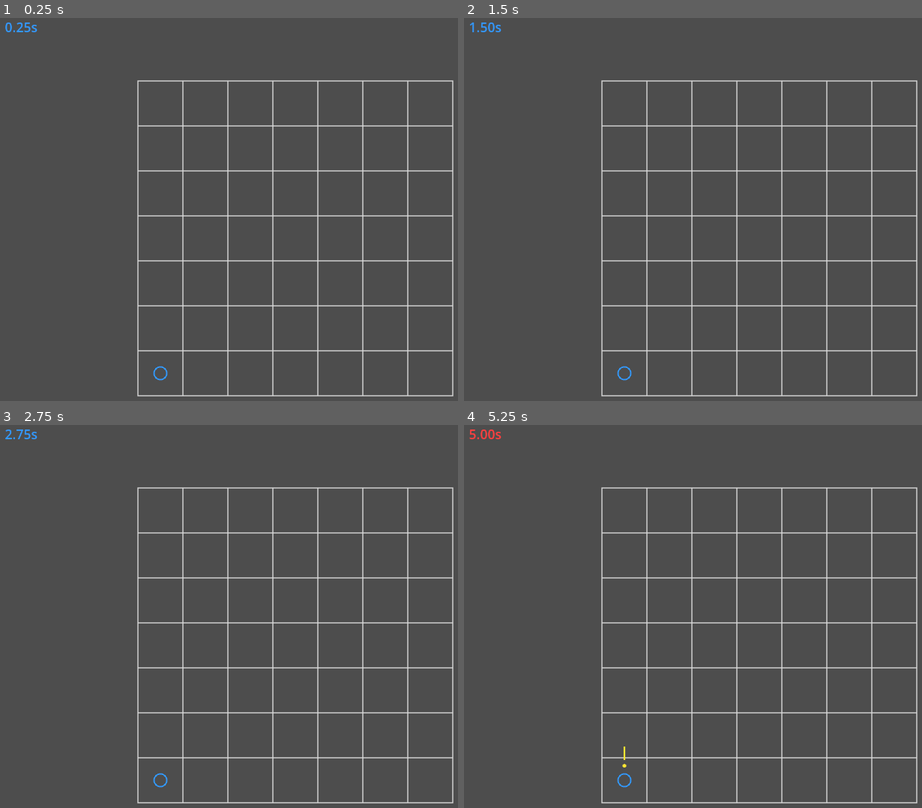
Above: before the commit, frames 1-4 (two rows, left to right).
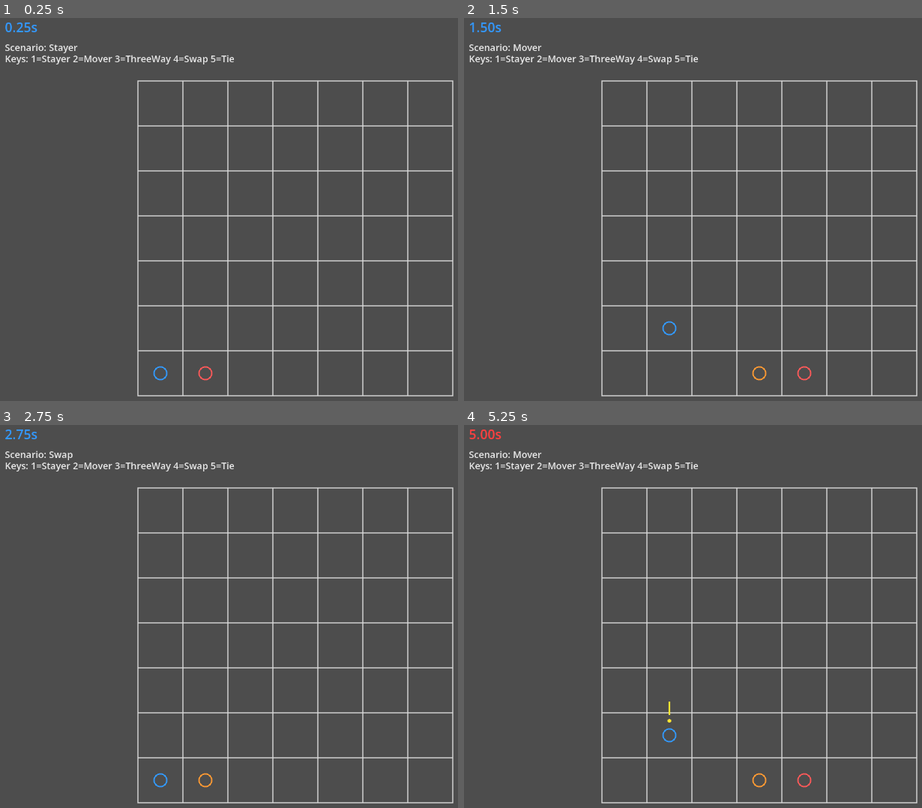
Above: after the commit, the same moments.

Repository: ustclyd/grid_demo
Game: Godot game, scene res://scenes/Main.tscn
Two runs of this game, one before a commit and one after it. Both use one fixed random seed, a clock stepped at 60 frames per second and the inputs below.
Inputs (mouse positions are in pixels of both pictures, inside the frame that each line leads up to):
- Up to frame 1 (0.25 s): no input
- Up to frame 2 (1.5 s): tap Enter at 0.5 s; move the mouse to (889, 217) at 0.52 s; tap 1 at 0.6 s; click (889, 217) at 0.67 s; tap 2 at 0.8, 1.35 s; tap Space at 1.25 s; move the mouse to (638, 259) at 1.27 s; click (638, 259) at 1.42 s
- Up to frame 3 (2.75 s): tap 3 at 1.55, 2.1 s; tap Enter at 2 s; move the mouse to (357, 547) at 2.02 s; click (357, 547) at 2.17 s; tap 4 at 2.3 s
- Up to frame 4 (5.25 s): tap Space at 2.75, 4.25 s; move the mouse to (729, 735) at 2.77 s; tap 4 at 2.85 s; click (729, 735) at 2.92 s; tap 5 at 3.05, 3.6 s; tap Enter at 3.5 s; move the mouse to (outside the picture) at 3.52 s; click (outside the picture) at 3.67 s; tap 1 at 3.8, 4.35 s; move the mouse to (578, 578) at 4.27 s; click (578, 578) at 4.42 s; tap 2 at 4.55, 5.1 s; move the mouse to (789, 647) at 5.02 s; click (789, 647) at 5.17 s

The runs differ from the first frame. In frame 1, 0.6% of the frame differs, in the area x 1-52%, y 6-95%; in frame 2, 0.7%; in frame 3, 0.6%; in frame 4, 0.8%, in the area x 1-76%, y 6-95%.

Commit message:
冲突判定1测试

Diff:
--- a/scripts/Main.gd
+++ b/scripts/Main.gd
@@ -4,6 +4,8 @@
 const CELL_SIZE := 96.0
 const GRID_COLOR := Color(0.85, 0.85, 0.85)
 const PLAYER_COLOR := Color(0.2, 0.6, 1.0)
+const TEST_ENEMY_COLOR := Color(1.0, 0.35, 0.35)
+const TEST_MOVER_COLOR := Color(1.0, 0.6, 0.2)
 const ALERT_COLOR := Color(1.0, 0.9, 0.2)
 const TIMER_IDLE_COLOR := Color(0.2, 0.6, 1.0)
 const TIMER_EXECUTING_COLOR := Color(1.0, 0.25, 0.25)
@@ -11,13 +13,30 @@
 const PLAYER_RING_WIDTH := 3.0
 const TURN_INTERVAL := 5.0
 const EXECUTE_DURATION := 1.0
+const TEST_SCENARIO_STAYER := 0
+const TEST_SCENARIO_MOVER := 1
+const TEST_SCENARIO_THREE_WAY := 2
+const TEST_SCENARIO_SWAP := 3
+const TEST_SCENARIO_TIE := 4
 
 var player_grid := Vector2i(0, GRID_COUNT - 1)
+var player_alive := true
+var player_coins := 0
+var player_entry_coins := 0
+var test_enemy_grid := Vector2i(1, GRID_COUNT - 1)
+var test_enemy_alive := true
+var test_enemy_coins := 1
+var test_enemy_entry_coins := 1
+var test_mover_grid := Vector2i(3, GRID_COUNT - 1)
+var test_mover_alive := false
+var test_mover_coins := 2
+var test_mover_entry_coins := 2
 var pending_target := Vector2i.ZERO
 var has_pending_target := false
 var is_executing := false
 var turn_start_time := 0.0
 var timer_font: Font
+var current_test_scenario := TEST_SCENARIO_STAYER
 
 var game_state: GameState
 var turn_resolver := TurnResolver.new()
@@ -62,6 +81,18 @@
 				pending_target = player_grid
 				_set_current_intent_stay()
 			queue_redraw()
+	elif event is InputEventKey and event.pressed and not event.echo:
+		match event.keycode:
+			KEY_1:
+				_set_test_scenario(TEST_SCENARIO_STAYER)
+			KEY_2:
+				_set_test_scenario(TEST_SCENARIO_MOVER)
+			KEY_3:
+				_set_test_scenario(TEST_SCENARIO_THREE_WAY)
+			KEY_4:
+				_set_test_scenario(TEST_SCENARIO_SWAP)
+			KEY_5:
+				_set_test_scenario(TEST_SCENARIO_TIE)
 
 
 func _draw() -> void:
@@ -78,13 +109,23 @@
 				LINE_WIDTH
 			)
 
-	var player_center := _grid_to_screen_center(player_grid)
-	draw_arc(player_center, CELL_SIZE * 0.14, 0.0, TAU, 48, PLAYER_COLOR, PLAYER_RING_WIDTH)
-
-	if is_executing:
-		_draw_alert_mark(player_center)
+	if player_alive:
+		var player_center := _grid_to_screen_center(player_grid)
+		draw_arc(player_center, CELL_SIZE * 0.14, 0.0, TAU, 48, PLAYER_COLOR, PLAYER_RING_WIDTH)
+
+		if is_executing:
+			_draw_alert_mark(player_center)
+
+	if test_enemy_alive:
+		var enemy_center := _grid_to_screen_center(test_enemy_grid)
+		draw_arc(enemy_center, CELL_SIZE * 0.14, 0.0, TAU, 48, TEST_ENEMY_COLOR, PLAYER_RING_WIDTH)
+
+	if test_mover_alive:
+		var mover_center := _grid_to_screen_center(test_mover_grid)
+		draw_arc(mover_center, CELL_SIZE * 0.14, 0.0, TAU, 48, TEST_MOVER_COLOR, PLAYER_RING_WIDTH)
 
 	_draw_timer_text()
+	_draw_debug_panel()
 
 
 func _on_timer_timeout() -> void:
@@ -96,6 +137,9 @@
 	_sync_game_state_from_legacy()
 	var intents: Array[ActionIntent] = []
 	intents.append(_build_player_intent_from_legacy())
+	intents.append(_build_test_enemy_intent())
+	if test_mover_alive:
+		intents.append(_build_test_mover_intent())
 	last_turn_result = turn_resolver.resolve_turn(game_state, intents)
 	last_playback_events = turn_presentation.build_events(last_turn_result)
 	_apply_turn_result_to_legacy()
@@ -175,10 +219,36 @@
 	)
 
 
+func _draw_debug_panel() -> void:
+	var lines := [
+		"Scenario: %s" % _get_test_scenario_name(),
+		"Keys: 1=Stayer 2=Mover 3=ThreeWay 4=Swap 5=Tie"
+	]
+
+	if last_turn_result != null:
+		lines.append("Moved: %s" % _format_int_array(last_turn_result.moved_unit_ids))
+		lines.append("Survivors: %s" % _format_int_array(last_turn_result.conflict1_survivor_unit_ids))
+		lines.append("Defeated: %s" % _format_int_array(last_turn_result.conflict1_defeated_unit_ids))
+		lines.append("Dead: %s" % _format_int_array(last_turn_result.dead_unit_ids))
+
+	var start_pos := Vector2(20, 80)
+	for index in range(lines.size()):
+		draw_string(
+			timer_font,
+			start_pos + Vector2(0, index * 24),
+			lines[index],
+			HORIZONTAL_ALIGNMENT_LEFT,
+			-1,
+			20,
+			Color(0.92, 0.92, 0.92)
+		)
+
+
 func _initialize_runtime_state() -> void:
 	game_state = GameState.new()
 	current_player_intent = ActionIntent.new()
 	current_player_intent.actor_id = 1
+	_set_test_scenario(TEST_SCENARIO_STAYER)
 	_sync_game_state_from_legacy()
 	_set_current_intent_stay()
 
@@ -193,14 +263,40 @@
 	if player_unit == null:
 		player_unit = UnitState.new()
 		player_unit.id = 1
-		player_unit.entry_coins = 0
-		player_unit.coins = 0
 		game_state.units.append(player_unit)
 
 	player_unit.prev_pos = player_unit.pos
 	player_unit.pos = player_grid
-	player_unit.alive = true
+	player_unit.entry_coins = player_entry_coins
+	player_unit.coins = player_coins
+	player_unit.alive = player_alive
 	player_unit.won = false
+
+	var test_enemy_unit: UnitState = game_state.get_unit_by_id(2)
+	if test_enemy_unit == null:
+		test_enemy_unit = UnitState.new()
+		test_enemy_unit.id = 2
+		game_state.units.append(test_enemy_unit)
+
+	test_enemy_unit.prev_pos = test_enemy_unit.pos
+	test_enemy_unit.pos = test_enemy_grid
+	test_enemy_unit.entry_coins = test_enemy_entry_coins
+	test_enemy_unit.coins = test_enemy_coins
+	test_enemy_unit.alive = test_enemy_alive
+	test_enemy_unit.won = false
+
+	var test_mover_unit: UnitState = game_state.get_unit_by_id(3)
+	if test_mover_unit == null:
+		test_mover_unit = UnitState.new()
+		test_mover_unit.id = 3
+		game_state.units.append(test_mover_unit)
+
+	test_mover_unit.prev_pos = test_mover_unit.pos
+	test_mover_unit.pos = test_mover_grid
+	test_mover_unit.entry_coins = test_mover_entry_coins
+	test_mover_unit.coins = test_mover_coins
+	test_mover_unit.alive = test_mover_alive
+	test_mover_unit.won = false
 
 
 func _apply_turn_result_to_legacy() -> void:
@@ -211,10 +307,20 @@
 		return
 
 	var player_unit := last_turn_result.state_after.get_unit_by_id(1)
-	if player_unit == null:
-		return
-
-	player_grid = player_unit.pos
+	if player_unit != null:
+		player_grid = player_unit.pos
+		player_alive = player_unit.alive
+
+	var test_enemy_unit := last_turn_result.state_after.get_unit_by_id(2)
+	if test_enemy_unit != null:
+		test_enemy_grid = test_enemy_unit.pos
+		test_enemy_alive = test_enemy_unit.alive
+
+	var test_mover_unit := last_turn_result.state_after.get_unit_by_id(3)
+	if test_mover_unit != null:
+		test_mover_grid = test_mover_unit.pos
+		test_mover_alive = test_mover_unit.alive
+
 	game_state = last_turn_result.state_after
 
 
@@ -256,3 +362,111 @@
 		intent.target_pos = player_grid
 
 	return intent
+
+
+func _build_test_enemy_intent() -> ActionIntent:
+	var intent := ActionIntent.new()
+	intent.actor_id = 2
+	intent.type = ActionType.STAY
+	intent.target_pos = test_enemy_grid
+	intent.target_bag_id = -1
+	intent.throw_amount = 0
+	return intent
+
+
+func _build_test_mover_intent() -> ActionIntent:
+	var intent := ActionIntent.new()
+	intent.actor_id = 3
+	intent.type = ActionType.STAY
+	intent.target_pos = test_mover_grid
+	intent.target_bag_id = -1
+	intent.throw_amount = 0
+
+	match current_test_scenario:
+		TEST_SCENARIO_MOVER:
+			intent.type = ActionType.MOVE
+			intent.target_pos = Vector2i(2, GRID_COUNT - 1)
+		TEST_SCENARIO_THREE_WAY:
+			intent.type = ActionType.MOVE
+			intent.target_pos = Vector2i(1, GRID_COUNT - 1)
+		TEST_SCENARIO_SWAP:
+			intent.type = ActionType.MOVE
+			intent.target_pos = Vector2i(0, GRID_COUNT - 1)
+		TEST_SCENARIO_TIE:
+			intent.type = ActionType.MOVE
+			intent.target_pos = Vector2i(1, GRID_COUNT - 1)
+
+	return intent
+
+
+func _get_test_scenario_name() -> String:
+	match current_test_scenario:
+		TEST_SCENARIO_STAYER:
+			return "Stayer"
+		TEST_SCENARIO_MOVER:
+			return "Mover"
+		TEST_SCENARIO_THREE_WAY:
+			return "ThreeWay"
+		TEST_SCENARIO_SWAP:
+			return "Swap"
+		TEST_SCENARIO_TIE:
+			return "Tie"
+	return "Unknown"
+
+
+func _format_int_array(values: Array[int]) -> String:
+	if values.is_empty():
+		return "[]"
+	return str(values)
+
+
+func _set_test_scenario(scenario_id: int) -> void:
+	current_test_scenario = scenario_id
+	has_pending_target = false
+	pending_target = player_grid
+	player_alive = true
+	player_coins = 0
+	player_entry_coins = 0
+	test_enemy_alive = true
+	test_enemy_coins = 1
+	test_enemy_entry_coins = 1
+	test_mover_alive = false
+	test_mover_coins = 2
+	test_mover_entry_coins = 2
+
+	match scenario_id:
+		TEST_SCENARIO_STAYER:
+			player_grid = Vector2i(0, GRID_COUNT - 1)
+			test_enemy_grid = Vector2i(1, GRID_COUNT - 1)
+			test_mover_grid = Vector2i(3, GRID_COUNT - 1)
+		TEST_SCENARIO_MOVER:
+			player_grid = Vector2i(1, GRID_COUNT - 2)
+			test_enemy_grid = Vector2i(4, GRID_COUNT - 1)
+			test_mover_grid = Vector2i(3, GRID_COUNT - 1)
+			test_mover_alive = true
+		TEST_SCENARIO_THREE_WAY:
+			player_grid = Vector2i(0, GRID_COUNT - 1)
+			test_enemy_grid = Vector2i(1, GRID_COUNT - 1)
+			test_mover_grid = Vector2i(2, GRID_COUNT - 1)
+			test_mover_alive = true
+		TEST_SCENARIO_SWAP:
+			player_grid = Vector2i(0, GRID_COUNT - 1)
+			test_enemy_grid = Vector2i(4, GRID_COUNT - 1)
+			test_enemy_alive = false
+			test_mover_grid = Vector2i(1, GRID_COUNT - 1)
+			test_mover_alive = true
+		TEST_SCENARIO_TIE:
+			player_grid = Vector2i(0, GRID_COUNT - 1)
+			player_coins = 1
+			player_entry_coins = 1
+			test_enemy_grid = Vector2i(4, GRID_COUNT - 1)
+			test_enemy_alive = false
+			test_mover_grid = Vector2i(2, GRID_COUNT - 1)
+			test_mover_alive = true
+			test_mover_coins = 1
+			test_mover_entry_coins = 1
+
+	_set_current_intent_stay()
+	if game_state != null:
+		_sync_game_state_from_legacy()
+	queue_redraw()
